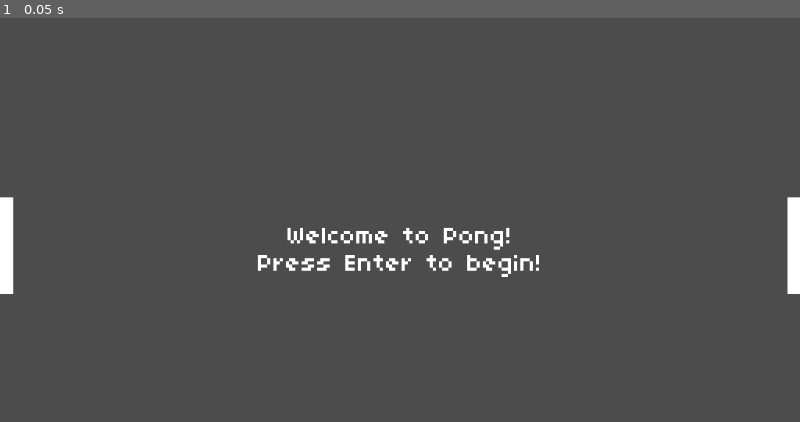
Above: before the commit, frame 1.
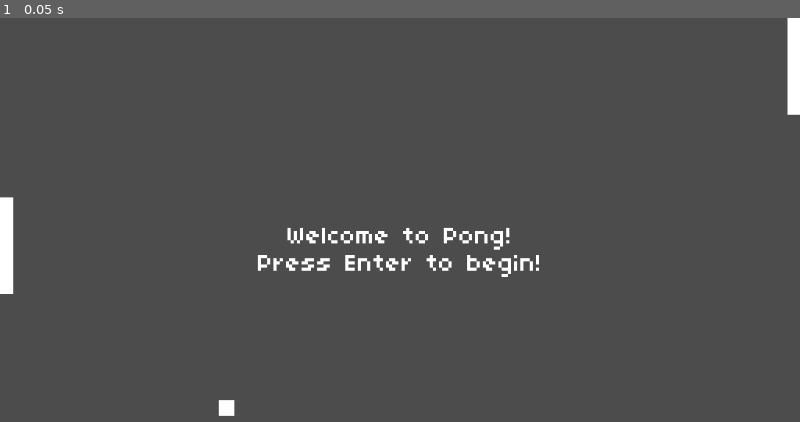
Above: after the commit, the same moment.

Repository: diegocardoso93/CS50G-Godot
Game: Godot game, scene res://Scene/Main.tscn
Same seed, same stepped clock (60 frames per second), same inputs: the game is played once before the commit and once after it.
Inputs:
- Up to frame 1 (0.05 s): no input

The runs differ from the first frame. In frame 1, 0.9% of the frame differs, in the area x 27-100%, y 0-99%.

Commit message:
more game logic

Diff:
--- a/pong/Scene/Ball.tscn
+++ b/pong/Scene/Ball.tscn
@@ -1,9 +1,12 @@
-[gd_scene load_steps=2 format=2]
+[gd_scene load_steps=3 format=2]
+
+[ext_resource path="res://Script/Ball.gd" type="Script" id=1]
 
 [sub_resource type="RectangleShape2D" id=1]
 extents = Vector2( 9.97159, 10 )
 
 [node name="Root" type="Node2D"]
+script = ExtResource( 1 )
 
 [node name="ColorTexture" type="ColorRect" parent="."]
 margin_left = -10.0
--- a/pong/Scene/Main.tscn
+++ b/pong/Scene/Main.tscn
@@ -1,6 +1,6 @@
 [gd_scene load_steps=3 format=2]
 
-[ext_resource path="res://Scripts/Main.gd" type="Script" id=1]
+[ext_resource path="res://Script/Main.gd" type="Script" id=1]
 [ext_resource path="res://px_dynamicfont.tres" type="DynamicFont" id=2]
 
 [node name="Root" type="Node2D"]
--- /dev/null
+++ b/pong/Script/Ball.gd
@@ -0,0 +1,44 @@
+extends Node2D
+
+var dx = 0
+var dy = 0
+var width = 1080
+var height = 600
+var x setget set_x, get_x
+var y setget set_y, get_y
+
+func _ready():
+	x = 0
+	y = 0
+
+func _process(delta):
+	x = x * dx * delta
+	y = y * dy * delta
+
+func collides(paddle):
+	if x > paddle.x + paddle.width or paddle.x > x + width:
+		return false
+
+	if y > paddle.y + paddle.height or paddle.y > y + height:
+		return false
+
+	return true
+
+func reset():
+	x = 290
+	y = 500
+	dy = 0
+	dx = 0
+
+
+func set_x(x):
+	self.position.x = x
+
+func get_x():
+	return self.position.x
+
+func set_y(y):
+	self.position.y = y
+
+func get_y():
+	return self.position.y
--- /dev/null
+++ b/pong/Script/Main.gd
@@ -0,0 +1,85 @@
+extends Node2D
+
+var player1 = preload("res://Scene/Paddle.tscn").instance()
+var player2 = preload("res://Scene/Paddle.tscn").instance()
+var ball = preload("res://Scene/Ball.tscn").instance()
+
+var serving_player = 1
+var winning_player = 0
+var player1_score = 0
+var player2_score = 0
+var game_state = "start"
+
+var PADDLE_SPEED = 200
+
+func _ready():
+	player1.position.x = 0;
+	player2.position.y = 230;
+	player1.position.x = 1008;
+	player2.position.y = 230;
+	ball.position.x = 290
+	ball.position.y = 500
+
+	add_child(ball)
+	add_child(player1)
+	add_child(player2)
+
+
+func _process(delta):
+	if game_state == 'serve':
+		ball.dx = rand_range(140, 200) * (1 if serving_player == 1 else -1)
+	elif game_state == 'play':
+
+		if ball.collides(player1):
+			ball.dx = -ball.dx * 1.03
+			ball.x = player1.x + 5
+			ball.dy = rand_range(10, 150) * (-1 if ball.dx < 0 else 1)
+
+		if ball.collides(player2):
+			ball.dx = -ball.dx * 1.03
+			ball.x = player2.x - 5
+			ball.dy = rand_range(10, 150) * (-1 if ball.dx < 0 else 1)
+
+		if ball.y <= 0:
+			ball.y = 0
+			ball.dy = -ball.dy
+
+		if ball.y >= 1080:
+			ball.y = 1080
+			ball.dy = -ball.dy
+
+		if ball.x < 0:
+			serving_player = 1
+			player2_score = player2_score + 1
+
+			if player2_score == 10:
+				winning_player = 2
+				game_state = 'done'
+			else:
+				game_state = 'serve'
+				ball.reset()
+
+		if ball.x > 1080:
+			serving_player = 2
+			player1_score = player1_score + 1
+
+			if player1_score == 10:
+				winning_player = 1
+				game_state = 'done'
+			else:
+				game_state = 'serve'
+				ball.reset()
+
+		if Input.is_action_pressed("p1_up"):
+			player1.dy = -PADDLE_SPEED
+		elif Input.is_action_pressed("p1_down"):
+			player1.dy = PADDLE_SPEED
+		else:
+			player1.dy = 0
+
+		if Input.is_action_pressed("p2_up"):
+			player2.dy = -PADDLE_SPEED
+		elif Input.is_action_pressed("p2_down"):
+			player2.dy = PADDLE_SPEED
+		else:
+			player2.dy = 0
--- a/pong/Scripts/Main.gd
+++ /dev/null
@@ -1,13 +0,0 @@
-extends Node2D
-
-var paddle_left = preload("res://Scene/Paddle.tscn").instance()
-var paddle_right = preload("res://Scene/Paddle.tscn").instance()
-var game_state = "start"
-
-func _ready():
-	paddle_left.position.x = 0;
-	paddle_left.position.y = 230;
-	paddle_right.position.x = 1008;
-	paddle_right.position.y = 230;
-	add_child(paddle_left)
-	add_child(paddle_right)
--- a/pong/project.godot
+++ b/pong/project.godot
@@ -19,6 +19,29 @@
 run/main_scene="res://Scene/Main.tscn"
 config/icon="res://icon.png"
 
+[input]
+
+p1_up={
+"deadzone": 0.5,
+"events": [ Object(InputEventKey,"resource_local_to_scene":false,"resource_name":"","device":0,"alt":false,"shift":false,"control":false,"meta":false,"command":false,"pressed":false,"scancode":87,"unicode":0,"echo":false,"script":null)
+ ]
+}
+p1_down={
+"deadzone": 0.5,
+"events": [ Object(InputEventKey,"resource_local_to_scene":false,"resource_name":"","device":0,"alt":false,"shift":false,"control":false,"meta":false,"command":false,"pressed":false,"scancode":83,"unicode":0,"echo":false,"script":null)
+ ]
+}
+p2_up={
+"deadzone": 0.5,
+"events": [ Object(InputEventKey,"resource_local_to_scene":false,"resource_name":"","device":0,"alt":false,"shift":false,"control":false,"meta":false,"command":false,"pressed":false,"scancode":16777232,"unicode":0,"echo":false,"script":null)
+ ]
+}
+p2_down={
+"deadzone": 0.5,
+"events": [ Object(InputEventKey,"resource_local_to_scene":false,"resource_name":"","device":0,"alt":false,"shift":false,"control":false,"meta":false,"command":false,"pressed":false,"scancode":16777234,"unicode":0,"echo":false,"script":null)
+ ]
+}
+
 [rendering]
 
 environment/default_environment="res://default_env.tres"
